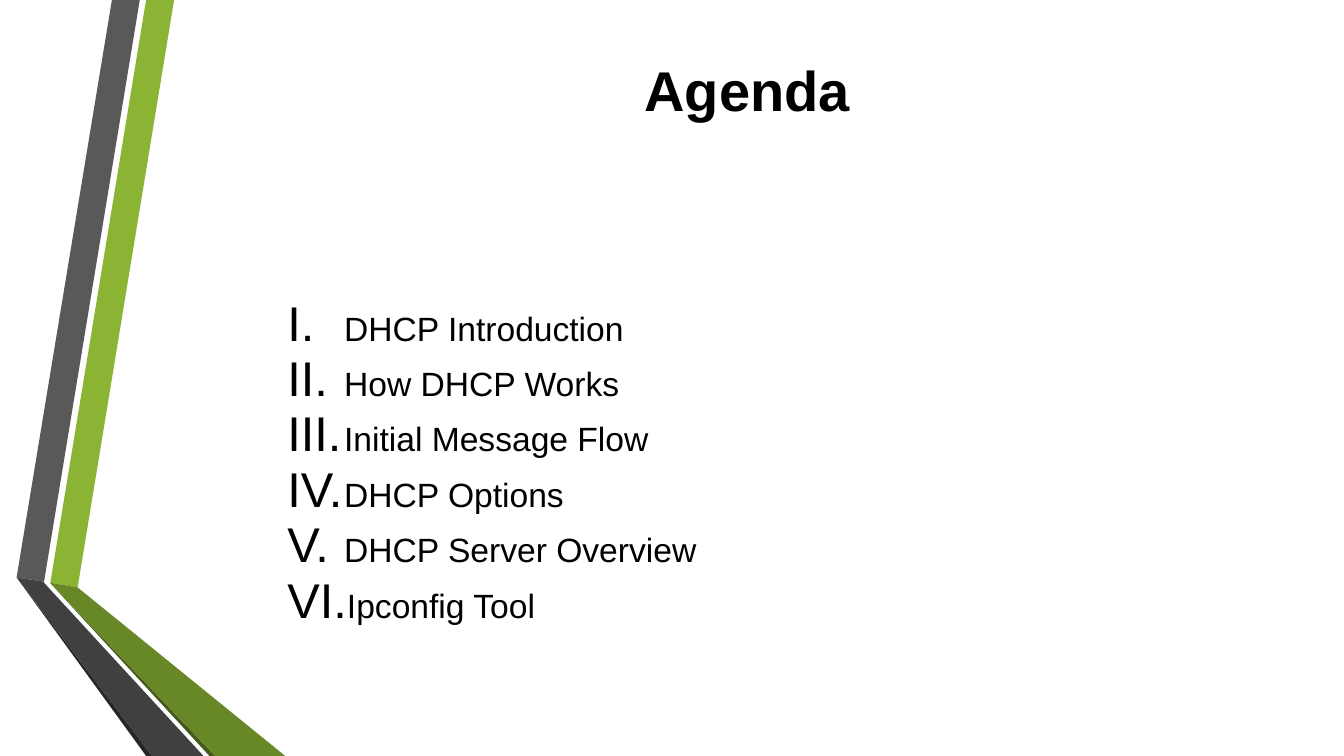
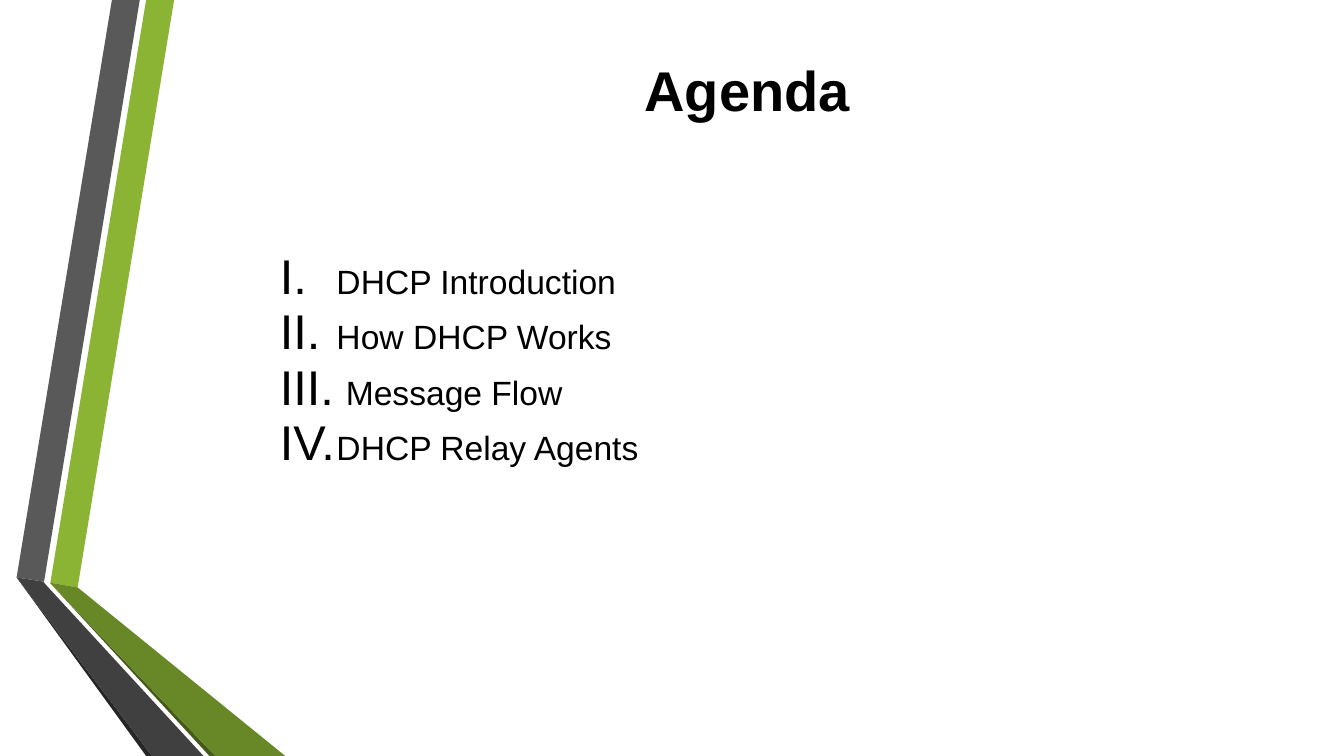
Before and after one commit to tiendatdk3493/Tai_Lieu, a slide deck: slide 2 of Dynamic Host Configuration Protocol (DHCP) Overview.pptx. Drawn at 1344x756 pixels with LibreOffice and Linux fonts; fonts in the diff are those of the drawing; background and template pictures are left out. Boxes give left, top, right and bottom in pixels: in the first picture for what was removed or moved away, otherwise in the second. Text is boxed around its words. In the diff, an @@ line names an element or a change of style, - is before the commit and + after.

```diff
--- a/Dynamic Host Configuration Protocol (DHCP) Overview.pptx
+++ b/Dynamic Host Configuration Protocol (DHCP) Overview.pptx
@@ text "DHCP Introduction": place and size @@
-text "DHCP Introduction" at [344,316,696,625]
+text "DHCP Introduction" at [336,269,639,467]
@@ text at [336,380,639,467]: text changed @@
-III. Initial Message Flow
-IV. DHCP Options
-V. DHCP Server Overview
-VI. Ipconfig Tool
+III. Message Flow
+IV. DHCP Relay Agents
```
Also in this commit, not shown: 8 other slides changed, 23 slides added, 1 slide removed, 1 other file.
